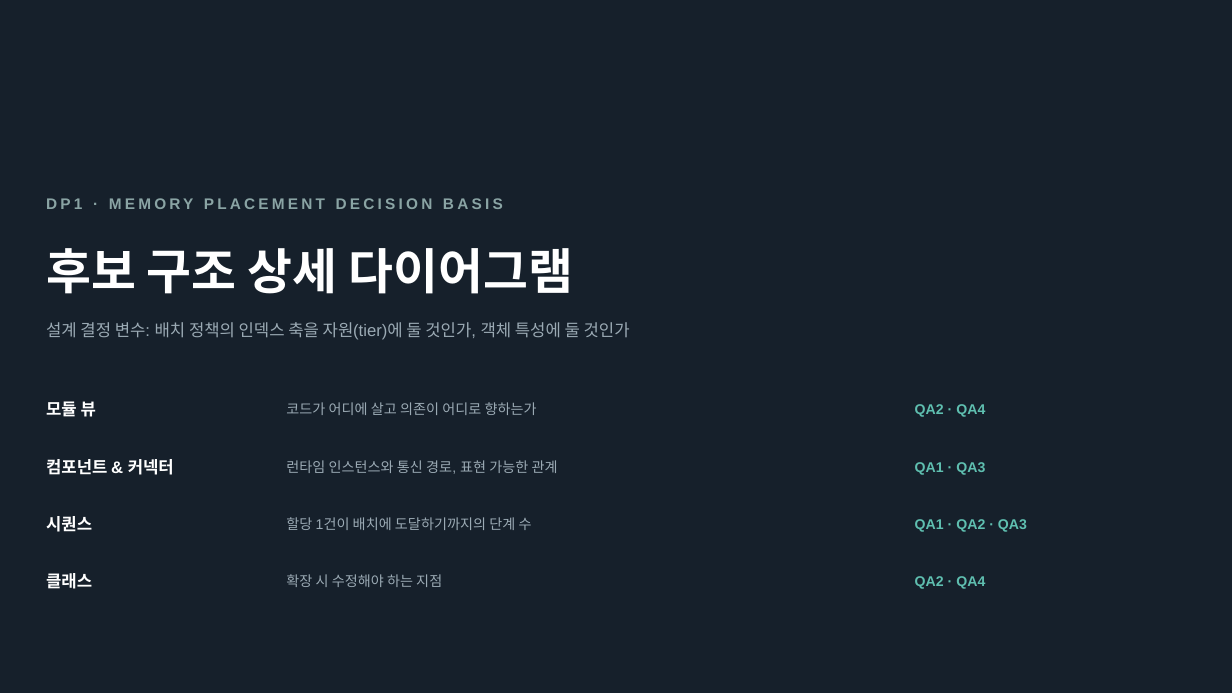
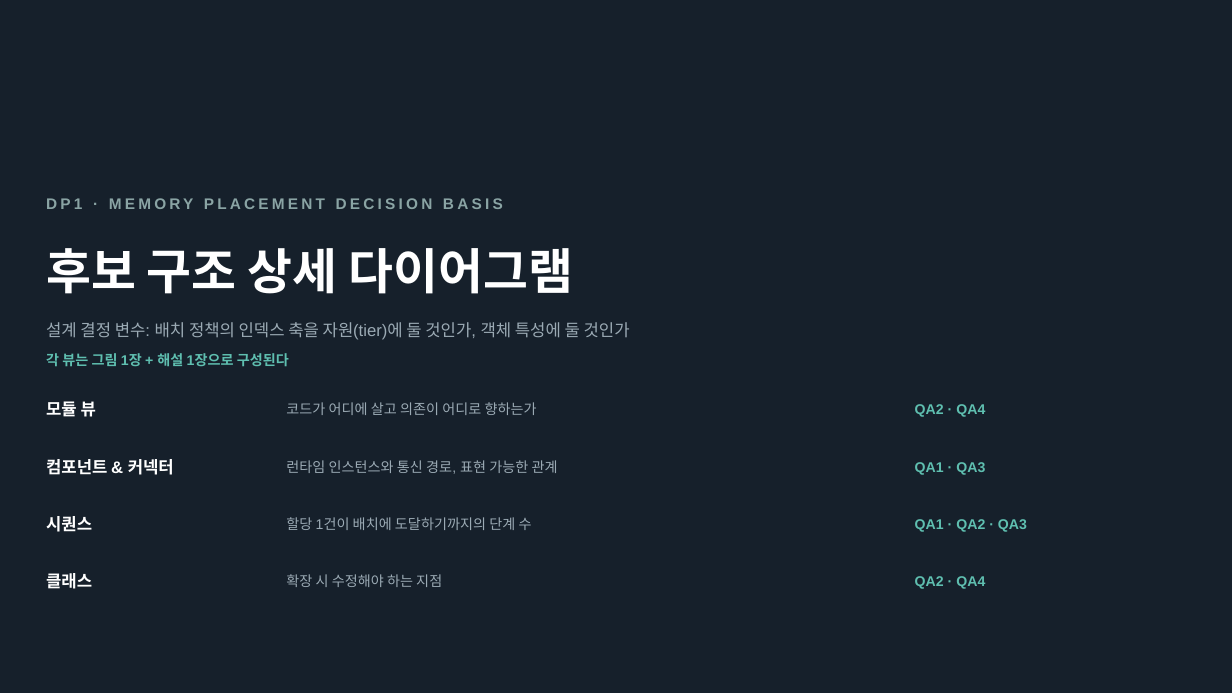
Before and after one commit to mkim0628/vllm, a slide deck: slide 1 of doc-mk/ppt/vllm-dp1-candidate-structure-detail.pptx. Drawn at 1232x693 pixels with LibreOffice and Linux fonts; fonts in the diff are those of the drawing. Boxes give left, top, right and bottom in pixels: in the first picture for what was removed or moved away, otherwise in the second. Text is boxed around its words. In the diff, an @@ line names an element or a change of style, - is before the commit and + after.

```diff
--- a/doc-mk/ppt/vllm-dp1-candidate-structure-detail.pptx
+++ b/doc-mk/ppt/vllm-dp1-candidate-structure-detail.pptx
@@ text added at box(46, 353, 289, 367), 11 pt, text #5FBFB0, bold @@
+각 뷰는 그림 1장 + 해설 1장으로 구성된다
```
Also in this commit, not shown: 4 slides added, 1 other file.
